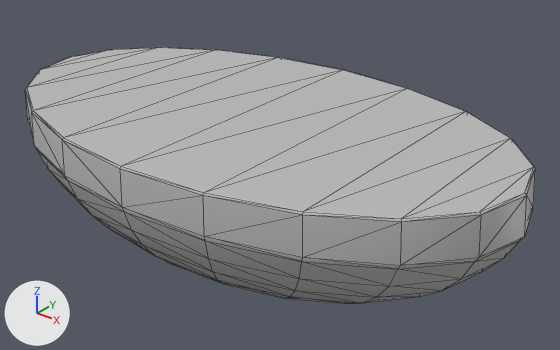
An edit to the FBX model DIG4720C-RhythmGame/Assets/FBX/stage.fbx, drawn before and after from the same camera.
Both versions are drawn from a camera (50 mm lens) standing at (24.5, -28.1, 16.3) and looking at (1.1, 1.1, -1.8). The lights are fixed; the arrows at lower left show +X, +Y and +Z. Mesh edges are drawn as thin lines. Where no turn or scale is listed for an object, it has been applied to the vertices.
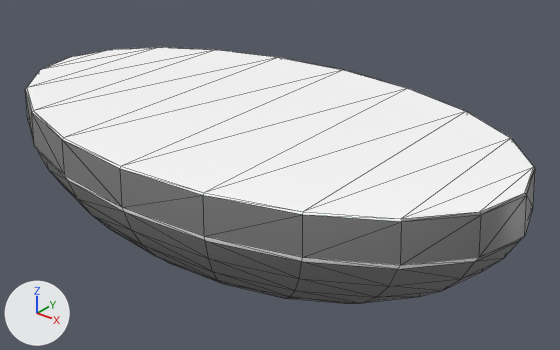
Commit message: Stage Update

Scene script edits in JSON lines:
```json
{"op": "add", "block": "img_huminoidtest_png", "code": ["img_huminoidtest_png = load_image('HuminoidTest.png', '../image/Chars/HuminoidTest.png', 1024, 1024, 'sRGB')"]}
{"op": "remove", "block": "mat_lambert2", "code": "mat_lambert2.base_color = (0.5, 0.5, 0.5)  # grey #bcbcbc"}
{"op": "add", "block": "mat_lambert2", "code": "mat_lambert2.texture = img_huminoidtest_png  # with its transparency"}
{"block": "me_mesh", "where": "me_mesh.from_pydata(...)  # 241 vertices, 478 faces; spans x -15.0..15.0, y -8.7..8.7, z -7.4..0.8"}
{"block": "me_mesh", "where": "# used by ob_psphere1; location = (0.0, 0.0, 1.17)"}
{"block": "me_mesh", "change": "me_mesh part 1: texture (UV) coordinates of 478 of 478 faces, centred in x -14.7..14.7, y -8.5..8.5, z -7.3..0.8, changed; they spanned u 0.0..1.0, v 0.0..0.86 and now span u 0.07..0.12, v 0.0..0.06"}
```

What differs and where, as boxes (x1, y1, x2, y2) in the pictures (560 x 350 px):
```json
{"object": "pSphere1", "change": "surface changed", "before": [25, 47, 535, 303], "after": [25, 47, 535, 303], "on screen": "grey to white"}
```
